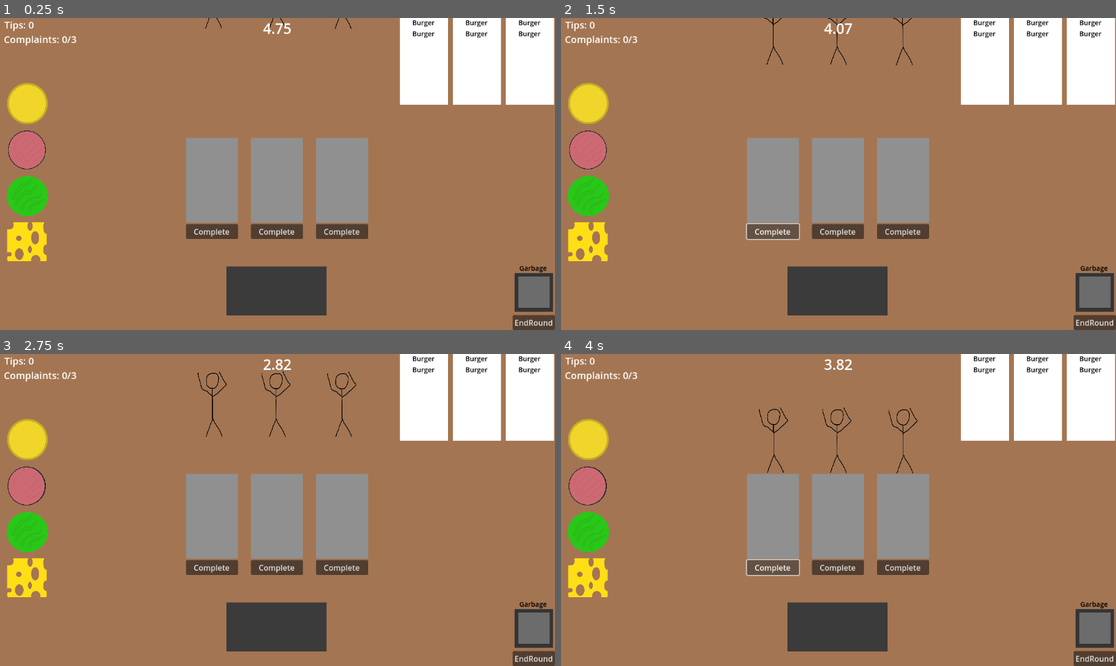
Above: before the commit, frames 1-4 (two rows, left to right).
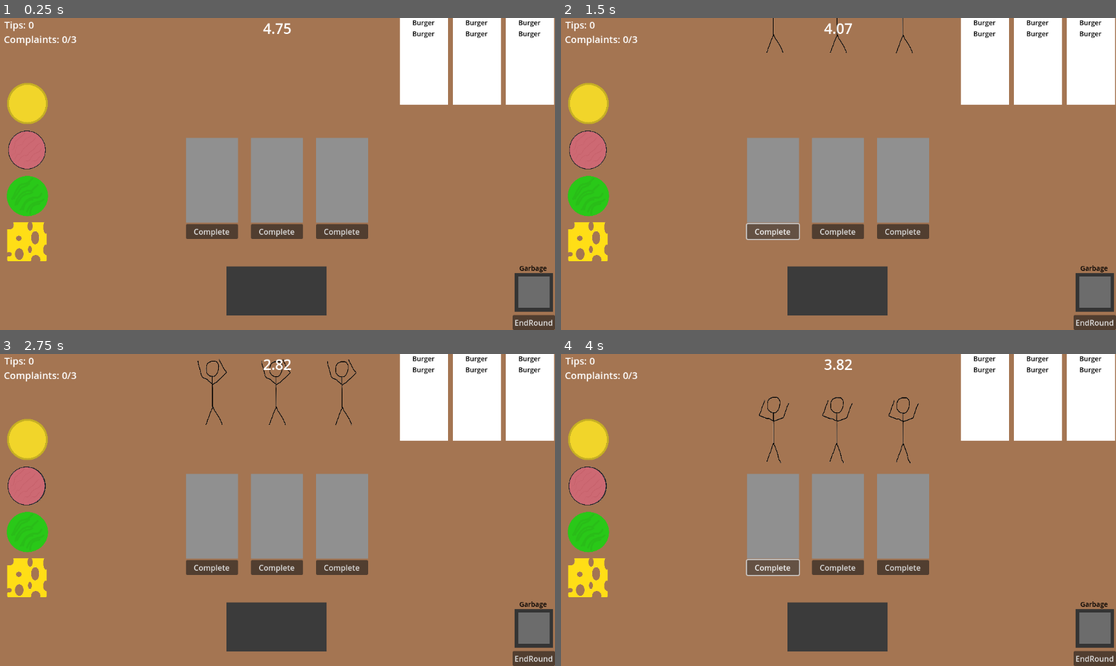
Above: after the commit, the same moments.

Repository: Logan-Flash/Chefs-Up
Game: Godot game, scene res://game_scene.tscn
Same seed, same stepped clock (60 frames per second), same inputs: the game is played once before the commit and once after it.
Inputs (mouse positions are in pixels of both pictures, inside the frame that each line leads up to):
- Up to frame 1 (0.25 s): no input
- Up to frame 2 (1.5 s): click "EndRound" at 0.5 s; click "Complete" at 1.25 s
- Up to frame 3 (2.75 s): click (27, 485) at 2.02 s
- Up to frame 4 (4 s): click "EndRound" at 2.75 s; click "Complete" at 3.5 s

The runs differ from the first frame. In frame 1, less than 0.1% of the frame differs, in the area x 36-64%, y 0-4%; in frame 2, 0.2%; in frame 3, 0.6%, in the area x 35-65%, y 1-27%; in frame 4, 0.6%.

Commit message:
Frustration
- Customers get frustrated and leave
- Speed of animations increase at intervals (half frustrated, completely frustrated)

Diff:
--- a/Customer.gd
+++ b/Customer.gd
@@ -1,10 +1,14 @@
 extends Node2D
 
+signal frustrated
 @onready var pathFollow = $Path/PathFollow
 var speed = 1
 var leaving = false
+var frustration = 0
+var patience_level = 0
 
-
+func _ready() -> void:
+	_new_customer()
 
 # Called every frame. 'delta' is the elapsed time since the previous frame.
 func _process(delta: float) -> void:
@@ -12,25 +16,35 @@
 	if pathFollow.progress != 256 or leaving:
 		$Path/PathFollow/AnimatedSprite2D.play()
 		$Path/PathFollow/AnimatedSprite2D.animation = "Walk"
-
 		pathFollow.progress += speed
-
-	if pathFollow.progress == 256:
+	elif pathFollow.progress == 256:
 		$Path/PathFollow/AnimatedSprite2D.animation = "Idle"
 
 	if pathFollow.progress_ratio == 1:
+		_new_customer()
 
-		leaving = false
-		pathFollow.progress_ratio = 0
-
+func _new_customer():
+	leaving = false
+	pathFollow.progress_ratio = 0
+	frustration = 0
+	patience_level = randi_range(2, 4)
+	$Path/PathFollow/AnimatedSprite2D.speed_scale = 1
 
 func _on_order_tray_1_complete_order() -> void:
 	leaving = true # Replace with function body.
 
-
 func _on_order_tray_2_complete_order() -> void:
 	leaving = true # Replace with function body.
 
-
 func _on_order_tray_3_complete_order() -> void:
 	leaving = true # Replace with function body.
+
+func _on_round_timer_round_end() -> void:
+	frustration += 1
+	if frustration == patience_level/2:
+		$Path/PathFollow/AnimatedSprite2D.speed_scale = 1.5
+	elif frustration == patience_level:
+		$Path/PathFollow/AnimatedSprite2D.speed_scale = 2
+	elif frustration > patience_level:
+		leaving = true
+		emit_signal("frustrated")
--- a/game_scene.tscn
+++ b/game_scene.tscn
@@ -55,17 +55,16 @@
 color = Color(0.643603, 0.458047, 0.32073, 1)
 
 [node name="Customer1" parent="." instance=ExtResource("2_l5rxr")]
-position = Vector2(125, 842)
+position = Vector2(125, 817)
 rotation = -1.57777
 
 [node name="Customer2" parent="." instance=ExtResource("2_l5rxr")]
-position = Vector2(251, 840)
+position = Vector2(251, 815)
 rotation = -1.56992
 
 [node name="Customer3" parent="." instance=ExtResource("2_l5rxr")]
-position = Vector2(394, 843)
+position = Vector2(394, 818)
 rotation = -1.57801
-scale = Vector2(1, 1)
 
 [node name="RoundTimer" parent="." instance=ExtResource("3_2dcb2")]
 time = 5
@@ -297,6 +296,12 @@
 offset_bottom = 78.0
 label_settings = SubResource("LabelSettings_oxyq1")
 
+[connection signal="frustrated" from="Customer1" to="." method="_on_customer_1_frustrated"]
+[connection signal="frustrated" from="Customer2" to="." method="_on_customer_2_frustrated"]
+[connection signal="frustrated" from="Customer3" to="." method="_on_customer_3_frustrated"]
+[connection signal="round_end" from="RoundTimer" to="Customer1" method="_on_round_timer_round_end"]
+[connection signal="round_end" from="RoundTimer" to="Customer2" method="_on_round_timer_round_end"]
+[connection signal="round_end" from="RoundTimer" to="Customer3" method="_on_round_timer_round_end"]
 [connection signal="round_end" from="RoundTimer" to="Burger" method="_on_round_timer_round_end"]
 [connection signal="complete_order" from="OrderTray1" to="." method="_on_order_tray_1_complete_order"]
 [connection signal="complete_order" from="OrderTray1" to="Customer1" method="_on_order_tray_1_complete_order"]
--- a/main.gd
+++ b/main.gd
@@ -47,3 +47,12 @@
 
 func _update_complaints_counter_label():
 	$ComplaintsCounter.text = "Complaints: " + str(complaints) + "/" + str(max_complaints)
+
+func _on_customer_1_frustrated() -> void:
+	_recieve_complaint()
+
+func _on_customer_2_frustrated() -> void:
+	_recieve_complaint()
+
+func _on_customer_3_frustrated() -> void:
+	_recieve_complaint()
